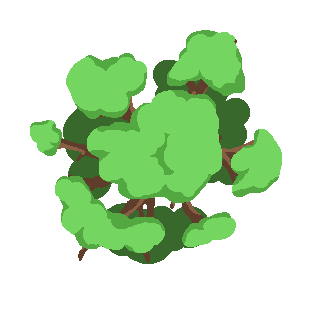
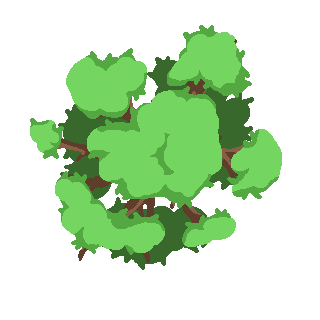
Two versions of the same layered image (320 x 320). Layer-by-layer changes:
painted on "Paint Layer 1" over [30, 25, 262, 270]
painted on "Background" (2nd of 2) over [30, 25, 262, 270]
painted on "backback" over [30, 25, 262, 270]
